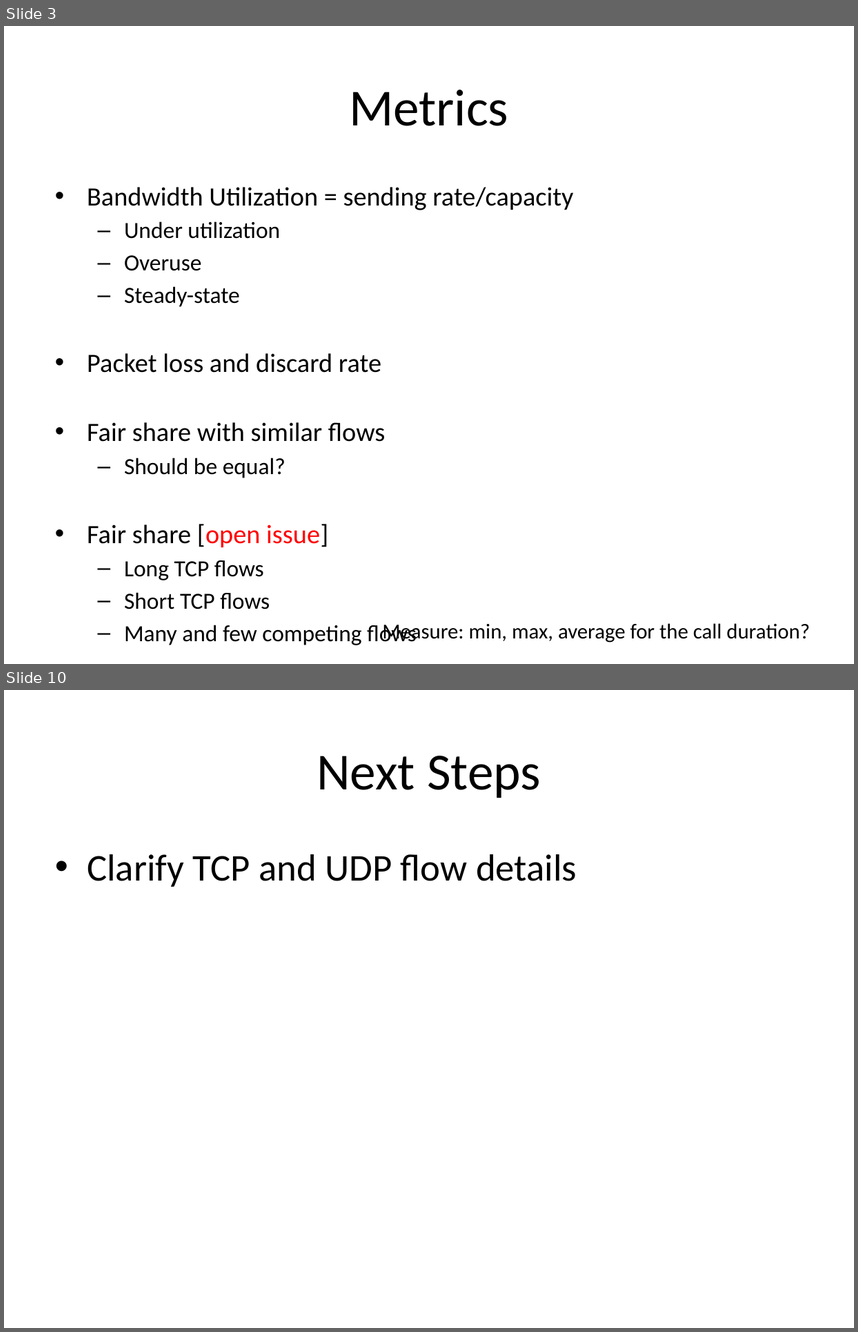
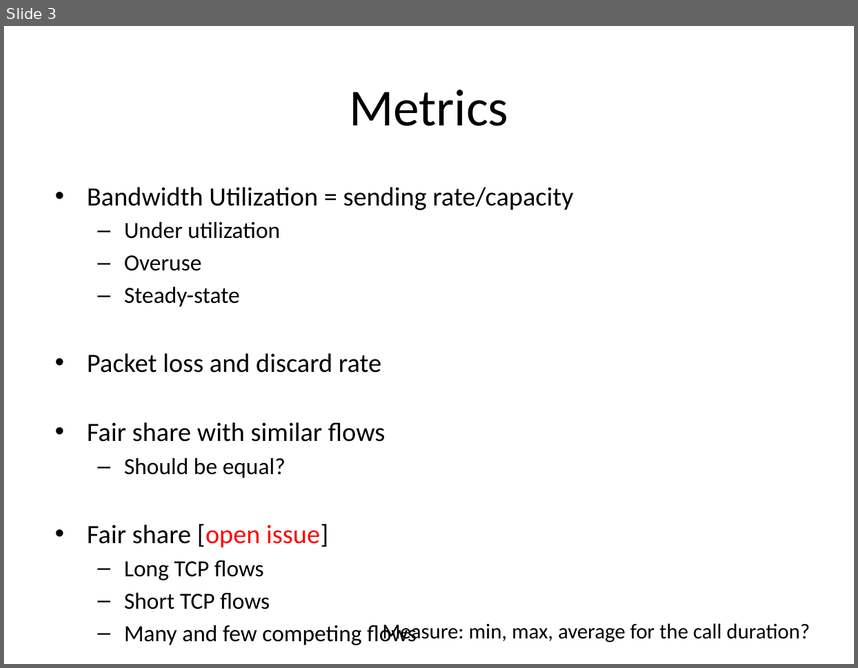
Before and after one commit to protocols-comnet/rmcat-eval-criteria, a slide deck: ppt-ietf85-rmcat-cc-eval-00.pptx. Shown one above the other, each under a label of ours: slides 3 and 10 before the commit, slide 3 after it; the slides between them are not shown. The pictures are 858x1332 and 858x668 pixels, drawn with LibreOffice and Linux fonts; fonts in the diff are those of the drawing. Boxes give left, top, right and bottom in pixels: in the first picture for what was removed or moved away, otherwise in the second. Text is boxed around its words. In the diff, an @@ line names an element or a change of style, - is before the commit and + after.

```diff
--- a/ppt-ietf85-rmcat-cc-eval-00.pptx
+++ b/ppt-ietf85-rmcat-cc-eval-00.pptx
@@ slide 10 removed at (x1=4, y1=690, x2=854, y2=1328), background #FFFFFF @@
@@ title removed at (x1=317, y1=756, x2=541, y2=798) @@
-Next Steps
@@ text removed at (x1=87, y1=854, x2=577, y2=887) @@
-• Clarify TCP and UDP flow details
```
Also in this commit, not shown: 6 slides changed, 1 other file.
